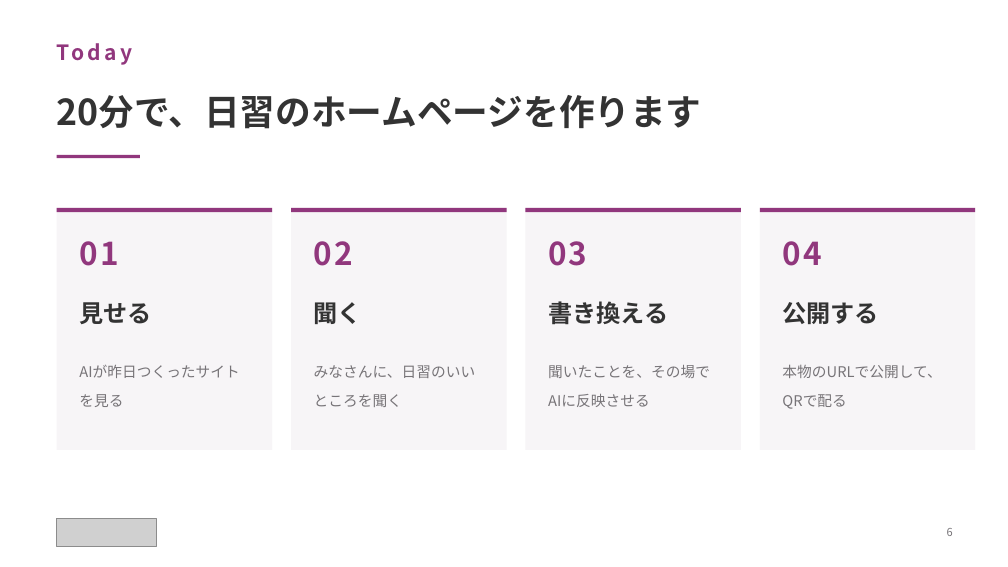
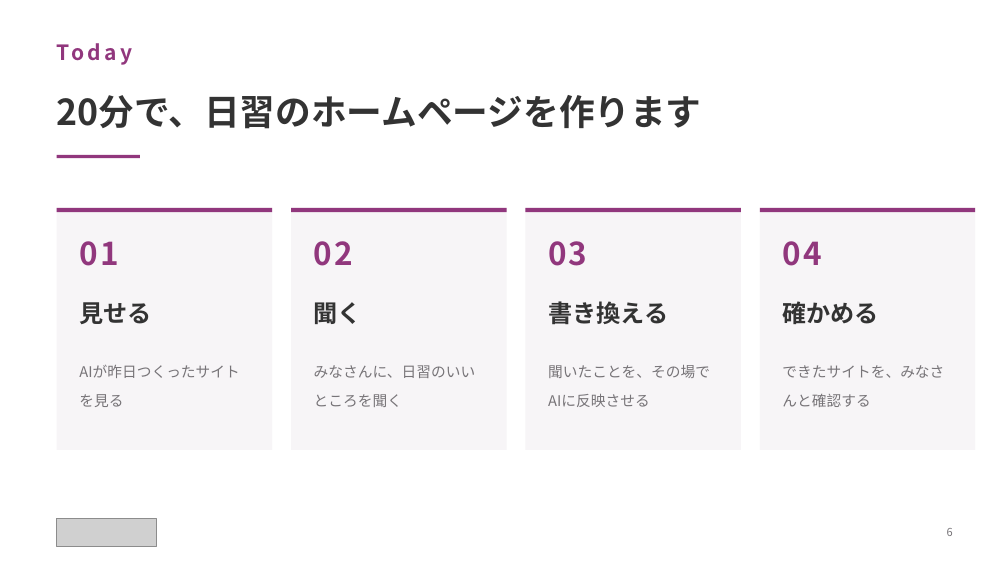
Before and after one commit to yutakaJssst/narashino-visit-1, a slide deck: slide 6 of slides/nichinara20260908.pptx. Drawn at 1008x567 pixels with LibreOffice and Linux fonts; fonts in the diff are those of the drawing; grey boxes stand for pictures. Boxes give left, top, right and bottom in pixels: in the first picture for what was removed or moved away, otherwise in the second. Text is boxed around its words. In the diff, an @@ line names an element or a change of style, - is before the commit and + after.

```diff
--- a/slides/nichinara20260908.pptx
+++ b/slides/nichinara20260908.pptx
@@ text at [782,301,879,324]: text changed @@
-公開する
+確かめる
@@ text at [782,365,944,407]: text changed @@
-本物のURLで公開して、QRで配る
+できたサイトを、みなさんと確認する
```
Also in this commit, not shown: 2 other slides changed, 1 other file.
